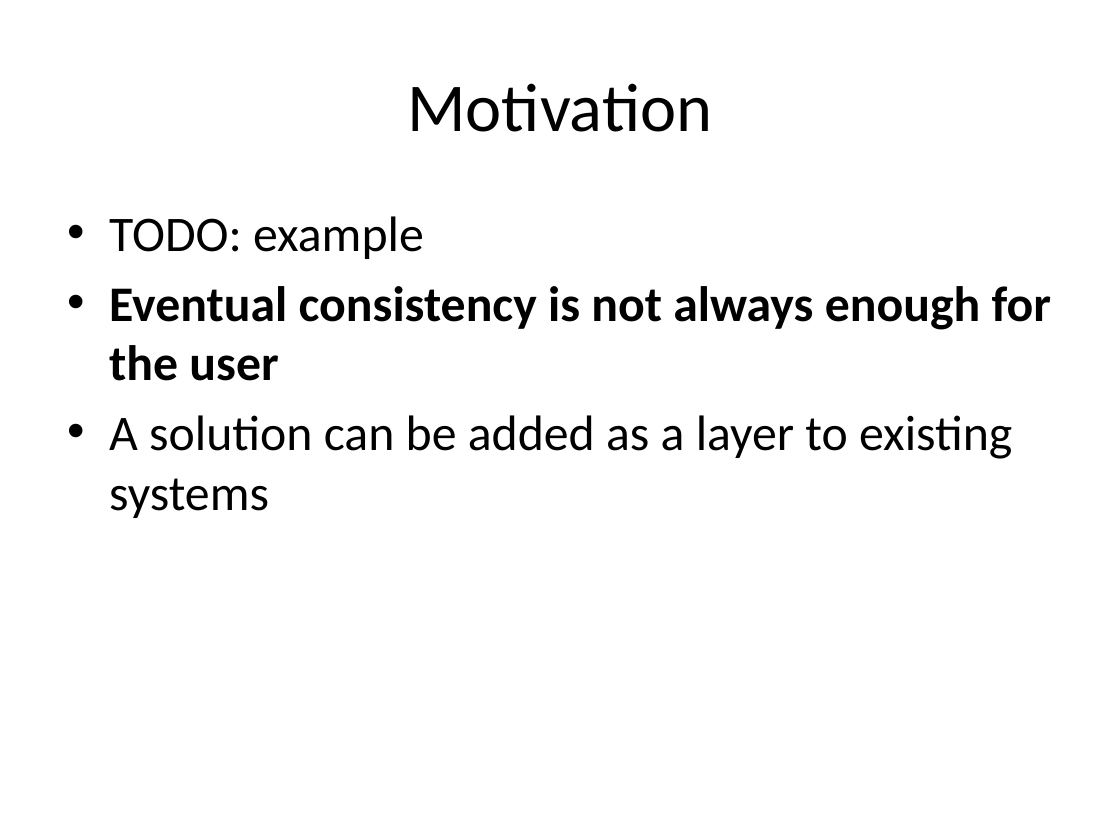
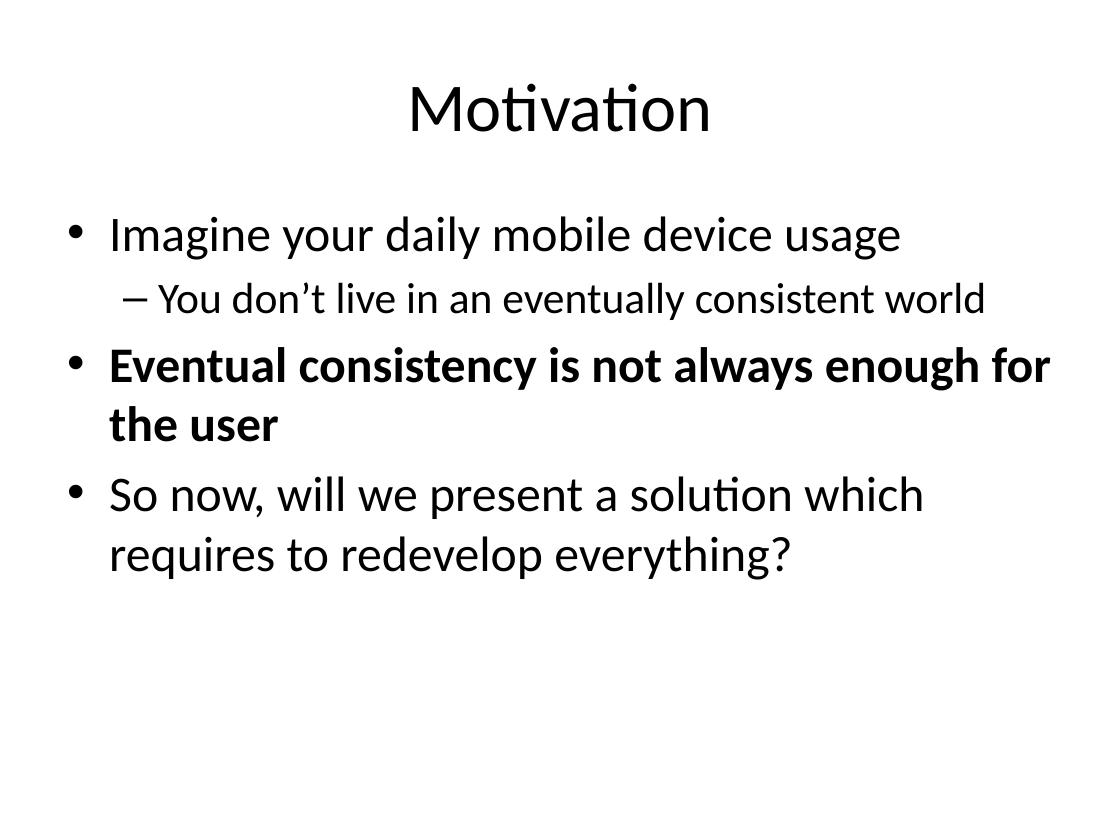
Before and after one commit to balidani/bomberman, a slide deck: slide 5 of presentation/slides_daniel.pptx. Drawn at 1120x840 pixels with LibreOffice and Linux fonts; fonts in the diff are those of the drawing. Boxes give left, top, right and bottom in pixels: in the first picture for what was removed or moved away, otherwise in the second. Text is boxed around its words. In the diff, an @@ line names an element or a change of style, - is before the commit and + after.

Commit message:
Filled the TODOs, diagram corretions
I filled the TODO bookmarks that I've seen. Also changed the arrow
directions with the common representation of notation of time for
computer science(arrow extends either right or down). Added existing
systems slide, I don't think I can add any more for the subtopic.

```diff
--- a/presentation/slides_daniel.pptx
+++ b/presentation/slides_daniel.pptx
@@ text at (x1=109, y1=216, x2=987, y2=320): text changed; size 32 to 28 pt @@
-• TODO: example
+• Imagine your daily mobile device usage
+  – You don’t live in an eventually consistent world
@@ text at (x1=109, y1=476, x2=924, y2=580): text changed @@
-• A solution can be added as a layer to existing systems
+• So now, will we present a solution which requires to redevelop everything?
```
Also in this commit, not shown: 6 other slides changed.
